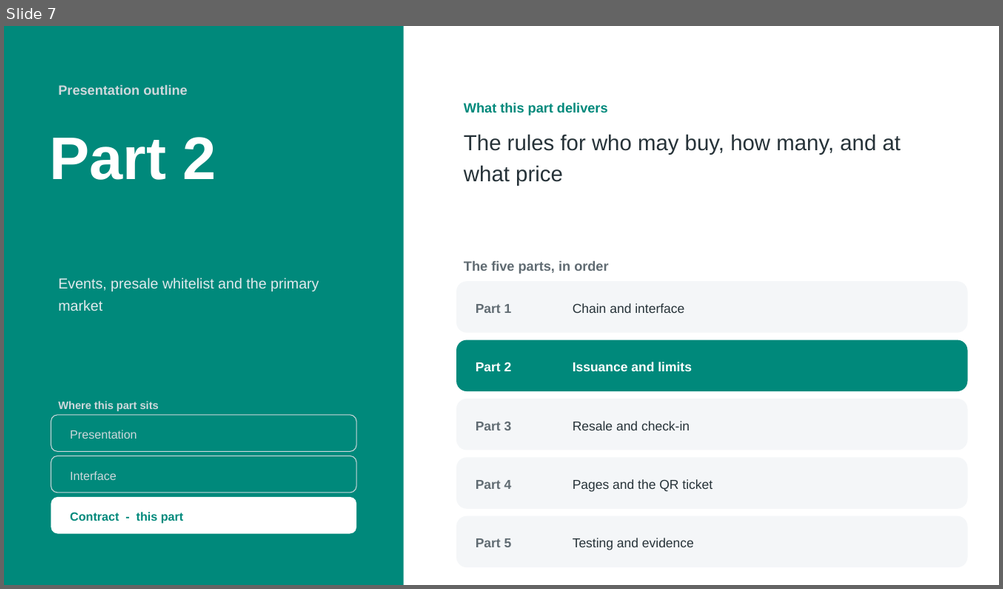
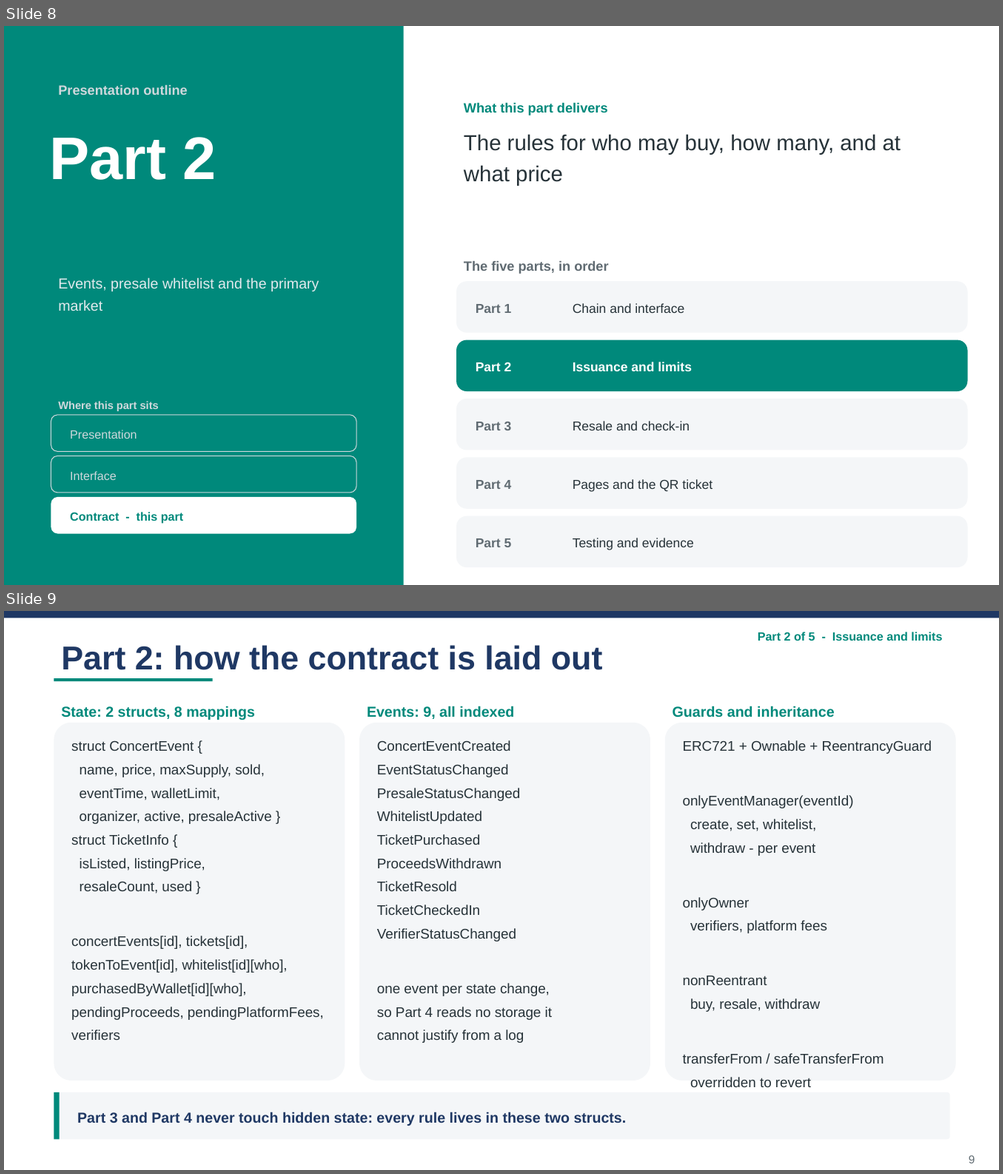
Before and after one commit to wangzai-dao/FTEC5520_AntiScalping, a slide deck: presentation/final_presentation.pptx. Shown one above the other, each under a label of ours: slide 7 before the commit, slides 8 and 9 after it. The pictures are 1003x589 and 1003x1174 pixels, drawn with LibreOffice and Linux fonts; fonts in the diff are those of the drawing. Boxes give left, top, right and bottom in pixels: in the first picture for what was removed or moved away, otherwise in the second. Text is boxed around its words. In the diff, an @@ line names an element or a change of style, - is before the commit and + after.

```diff
--- a/presentation/final_presentation.pptx
+++ b/presentation/final_presentation.pptx
@@ slide 9 added at (4,611,999,1170), background #FFFFFF @@
@@ rectangle added at (4,611,999,618), fill #1F3864 @@
@@ text added at (757,632,942,641), 11.5 pt, text #00897B, bold @@
+Part 2 of 5 - Issuance and limits
@@ text added at (61,645,603,670), 32 pt, text #1F3864, bold @@
+Part 2: how the contract is laid out
@@ rectangle added at (54,679,213,682), fill #00897B @@
@@ text added at (61,706,255,720), 14 pt, text #00897B, bold @@
+State: 2 structs, 8 mappings
@@ text added at (367,706,514,719), 14 pt, text #00897B, bold @@
+Events: 9, all indexed
@@ text added at (672,706,834,718), 14 pt, text #00897B, bold @@
+Guards and inheritance
@@ rounded rectangle added at (54,723,345,1081), fill #F4F6F8 @@
@@ text added at (71,741,324,1040), 13.5 pt, text #263238 @@
+struct ConcertEvent {
+name, price, maxSupply, sold,
+eventTime, walletLimit,
+organizer, active, presaleActive }
+struct TicketInfo {
+isListed, listingPrice,
+resaleCount, used }
+concertEvents[id], tickets[id],
+tokenToEvent[id], whitelist[id][who],
+purchasedByWallet[id][who],
+pendingProceeds, pendingPlatformFees,
+verifiers
@@ rounded rectangle added at (359,723,650,1081), fill #F4F6F8 @@
@@ text added at (377,741,552,1043), 13.5 pt, text #263238 @@
+ConcertEventCreated
+EventStatusChanged
+PresaleStatusChanged
+WhitelistUpdated
+TicketPurchased
+ProceedsWithdrawn
+TicketResold
+TicketCheckedIn
+VerifierStatusChanged
+one event per state change,
+so Part 4 reads no storage it
+cannot justify from a log
@@ rounded rectangle added at (665,723,956,1081), fill #F4F6F8 @@
@@ text added at (683,741,931,1088), 13.5 pt, text #263238 @@
+ERC721 + Ownable + ReentrancyGuard
+onlyEventManager(eventId)
+create, set, whitelist,
+withdraw - per event
+onlyOwner
+verifiers, platform fees
+nonReentrant
+buy, resale, withdraw
+transferFrom / safeTransferFrom
+overridden to revert
@@ rounded rectangle added at (54,1093,950,1140), fill #F4F6F8 @@
@@ rectangle added at (54,1093,60,1140), fill #00897B @@
@@ text added at (77,1112,626,1126), 14 pt, text #1F3864, bold @@
+Part 3 and Part 4 never touch hidden state: every rule lives in these two structs.
@@ text added at (968,1156,975,1164), 11 pt, text #606B72 @@
+9
@@ what was slide 7 is now slide 8 @@
```
Also in this commit, not shown: 13 slides changed, 1 other slide added, 2 other files.
